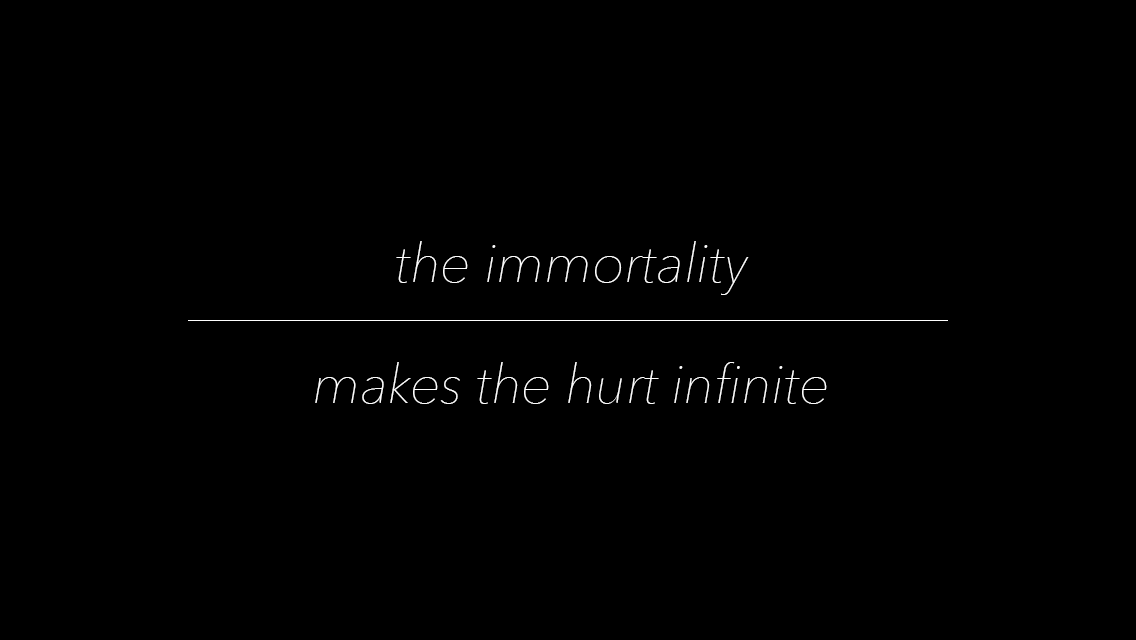
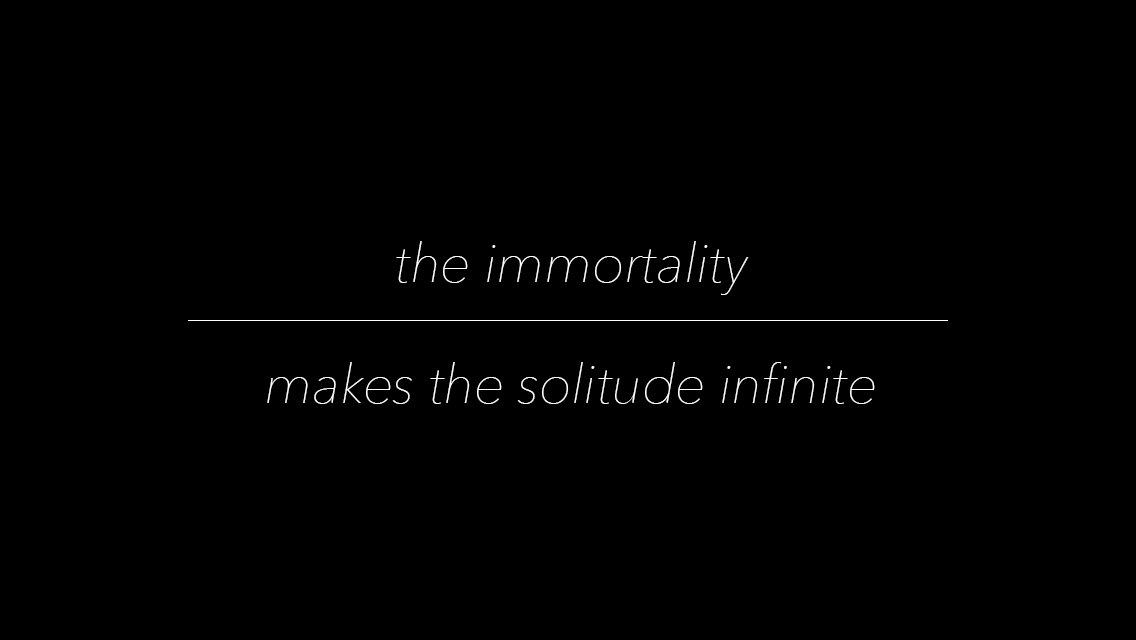
The second 1136px x 640px image is a revision of the first. Changes to its layers:
painted on "floor1" (1st of 6, in "floor6:image") over [267, 362, 875, 404]
